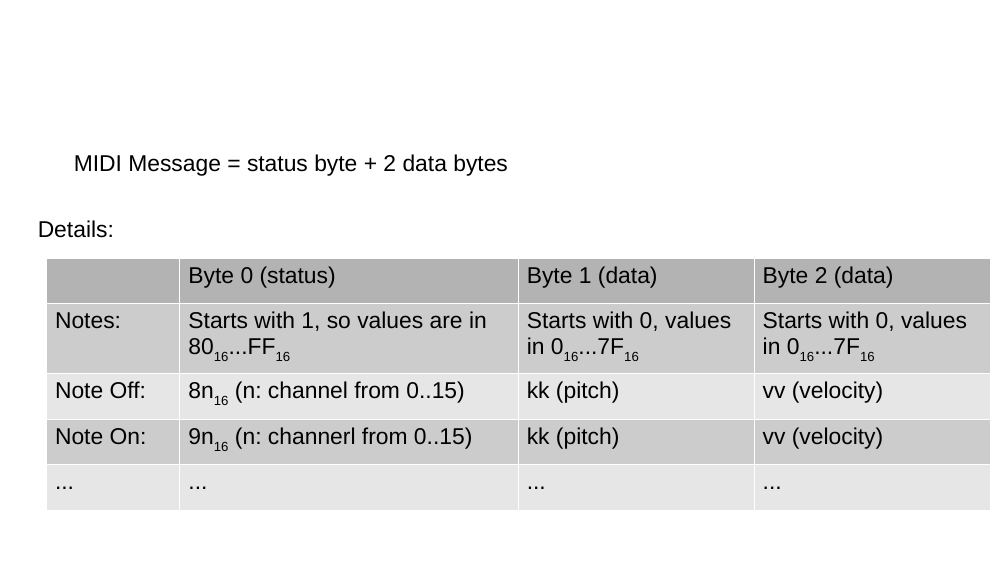
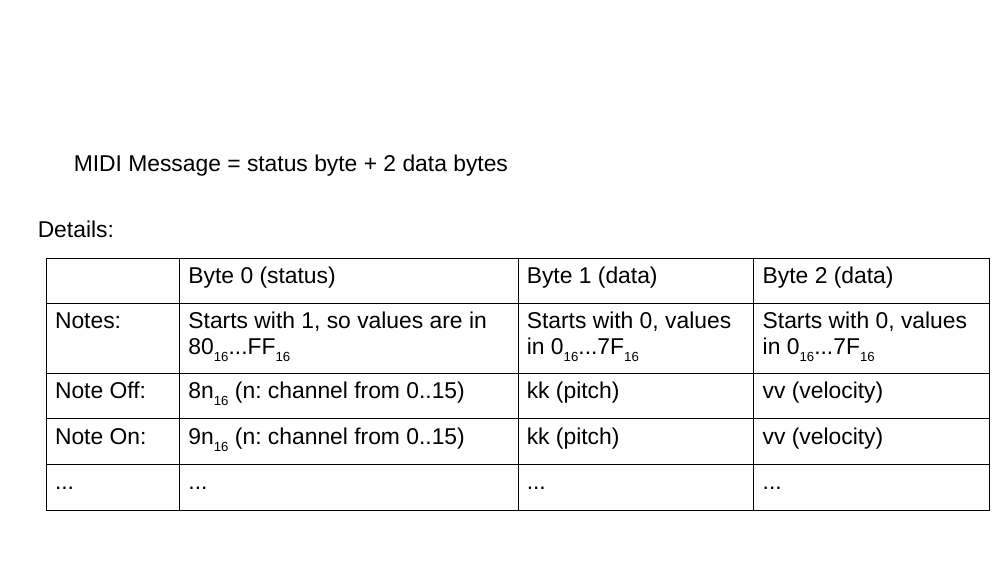
Before and after one commit to EsGeh/sgDevice, a slide deck: slide 6 of presentation/slides.odp. Drawn at 1008x567 pixels with LibreOffice and Linux fonts; fonts in the diff are those of the drawing; background and template pictures are left out. Boxes give left, top, right and bottom in pixels: in the first picture for what was removed or moved away, otherwise in the second. Text is boxed around its words. In the diff, an @@ line names an element or a change of style, - is before the commit and + after.

```diff
--- a/presentation/slides.odp
+++ b/presentation/slides.odp
@@ table at (46, 258, 990, 507) @@
-row 4, column 2: 9n16 (n: channerl from 0..15)
+row 4, column 2: 9n16 (n: channel from 0..15)
@@ fill #B3B3B3 to none in 3 cells @@
@@ fill #CCCCCC to none in 8 cells @@
@@ fill #E6E6E6 to none in 8 cells @@
@@ borders changed @@
```
Also in this commit, not shown: 1 other slide changed.
